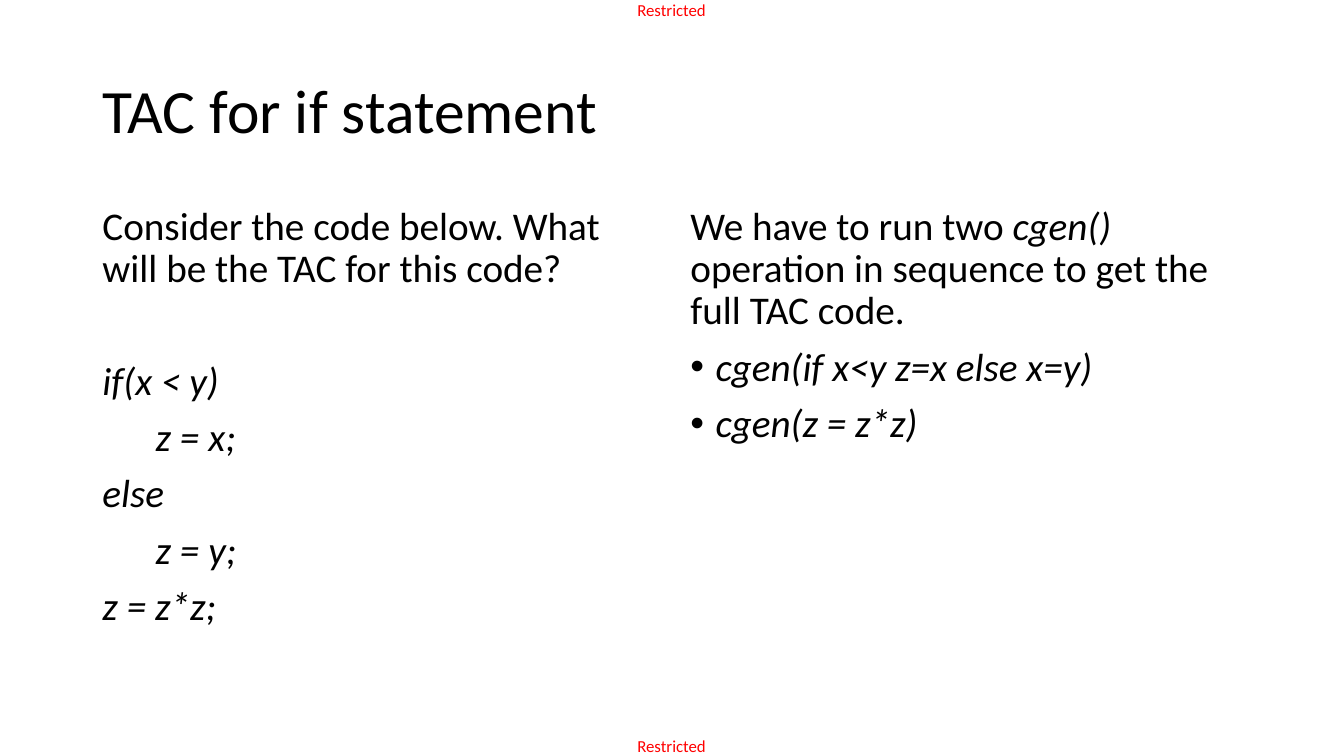
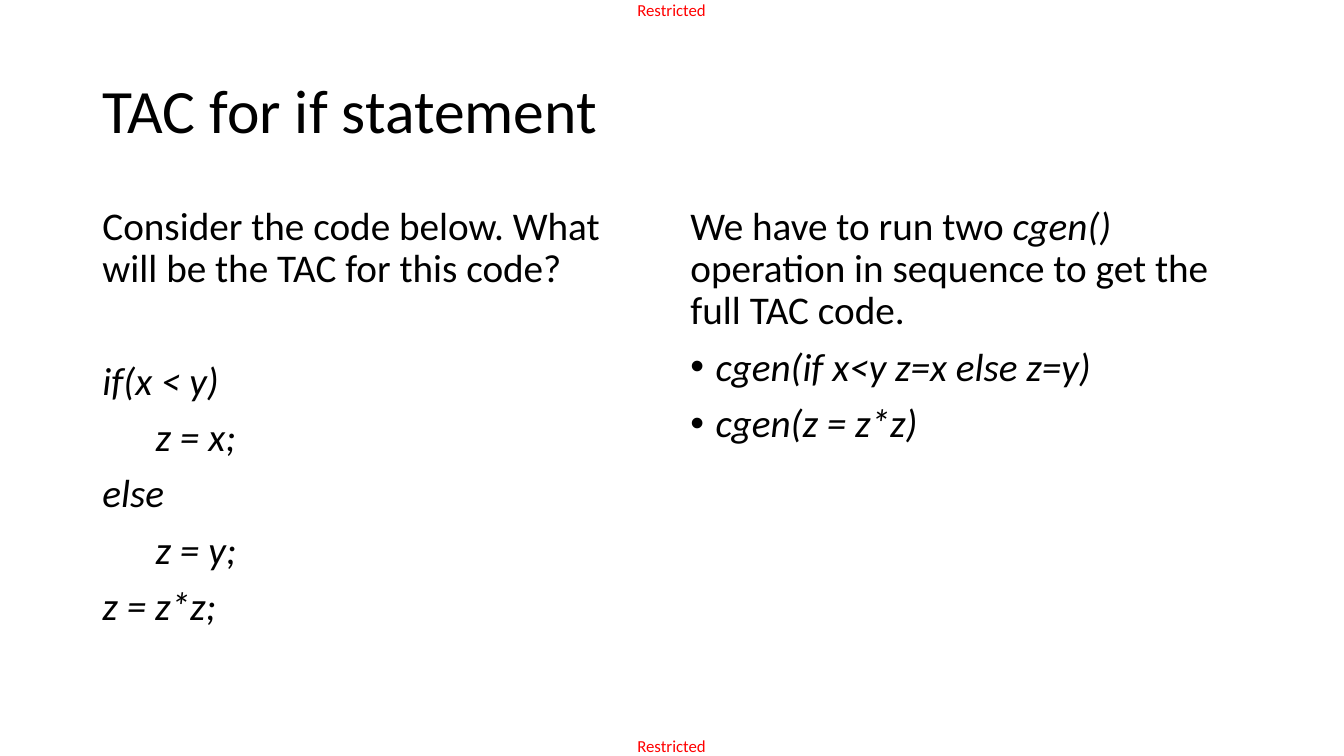
Before and after one commit to matthieudemari/SUTD_PLC_50_051, a slide deck: slide 64 of W12/W12S3/W12S3.pptx. Drawn at 1344x756 pixels with LibreOffice and Linux fonts; fonts in the diff are those of the drawing. Boxes give left, top, right and bottom in pixels: in the first picture for what was removed or moved away, otherwise in the second. Text is boxed around its words. In the diff, an @@ line names an element or a change of style, - is before the commit and + after.

```diff
--- a/W12/W12S3/W12S3.pptx
+++ b/W12/W12S3/W12S3.pptx
@@ text at (x1=716, y1=352, x2=1090, y2=388): text changed @@
-• cgen(if x<y z=x else x=y)
+• cgen(if x<y z=x else z=y)
```
Also in this commit, not shown: 6 other files.
